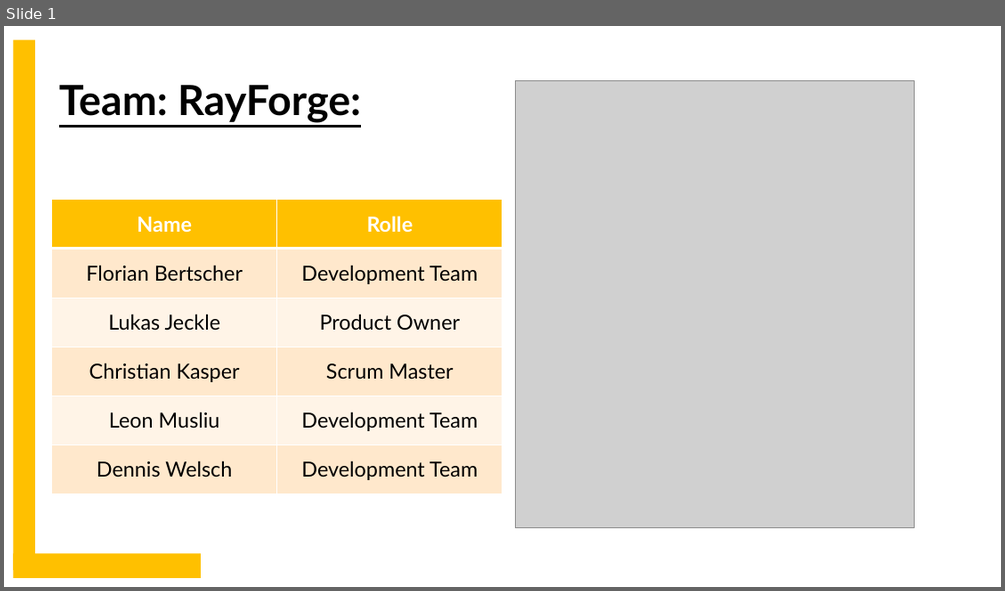
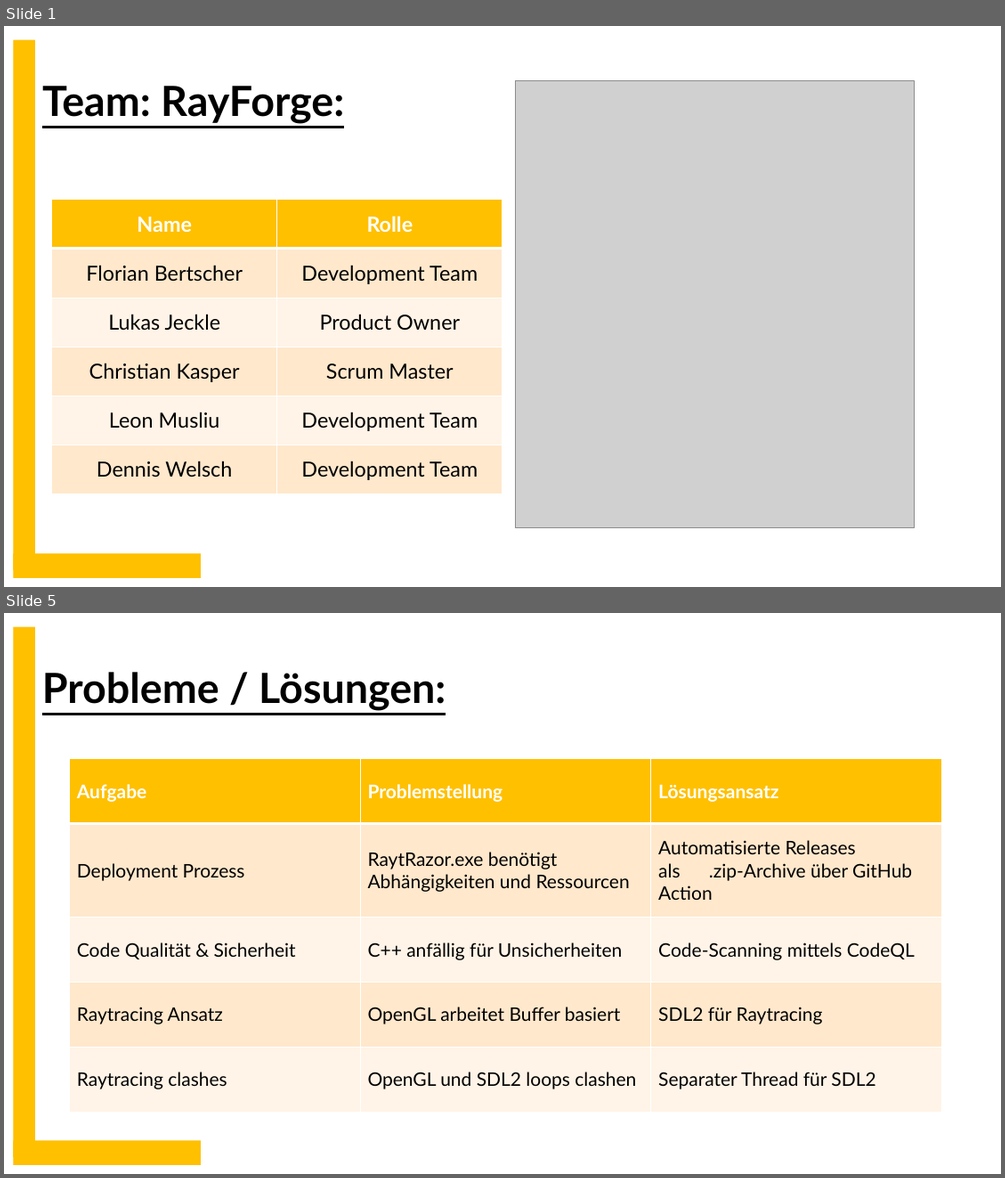
Before and after one commit to lgndluke/RaytRazor, a slide deck: 3. Präsentation/3.1 Präsentationsunterlagen/03_Team_RayForge_Release_Management-Präsentation.pptx. Shown one above the other, each under a label of ours: slide 1 before the commit, slides 1 and 5 after it; the slides between them are not shown. The pictures are 1005x591 and 1005x1178 pixels, drawn with LibreOffice and Linux fonts; fonts in the diff are those of the drawing; grey boxes stand for pictures. Boxes give left, top, right and bottom in pixels: in the first picture for what was removed or moved away, otherwise in the second. Text is boxed around its words. In the diff, an @@ line names an element or a change of style, - is before the commit and + after.

Commit message:
03_Team_RayForge_Release_Management-Präsentation.pptx: Erste Präsentations-Platzhalter eingefügt.

```diff
--- a/3. Präsentation/3.1 Präsentationsunterlagen/03_Team_RayForge_Release_Management-Präsentation.pptx
+++ b/3. Präsentation/3.1 Präsentationsunterlagen/03_Team_RayForge_Release_Management-Präsentation.pptx
@@ slide 5 added at (4, 613, 1001, 1174), background #FFFFFF @@
@@ rectangle added at (13, 627, 34, 1158), fill #FFC000 @@
@@ text added at (42, 672, 445, 711), 40 pt, text #000000, bold, underline @@
+Probleme / Lösungen:
@@ table added at (69, 759, 942, 1111), 5 rows, 3 columns @@
+Aufgabe | Problemstellung | Lösungsansatz
+Deployment Prozess | RaytRazor.exe benötigt Abhängigkeiten und Ressourcen | Automatisierte Releases als .zip-Archive über GitHub Action
+Code Qualität & Sicherheit | C++ anfällig für Unsicherheiten | Code-Scanning mittels CodeQL
+Raytracing Ansatz | OpenGL arbeitet Buffer basiert | SDL2 für Raytracing
+Raytracing clashes | OpenGL und SDL2 loops clashen | Separater Thread für SDL2
@@ rectangle added at (13, 1140, 201, 1165), fill #FFC000 @@
@@ slide 1 changed as well @@
@@ text "Team: RayForge:": place and size @@
-text "Team: RayForge:" at (59, 85, 361, 123)
+text "Team: RayForge:" at (42, 86, 344, 124)
```
Also in this commit, not shown: 4 other slides added.
